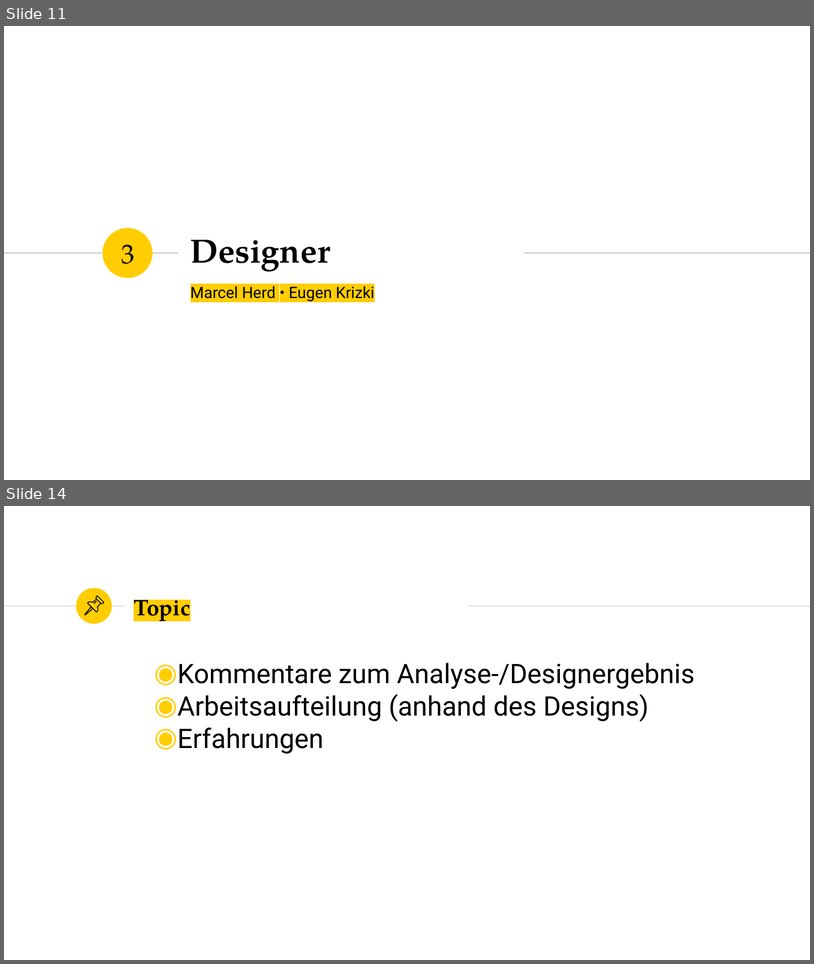
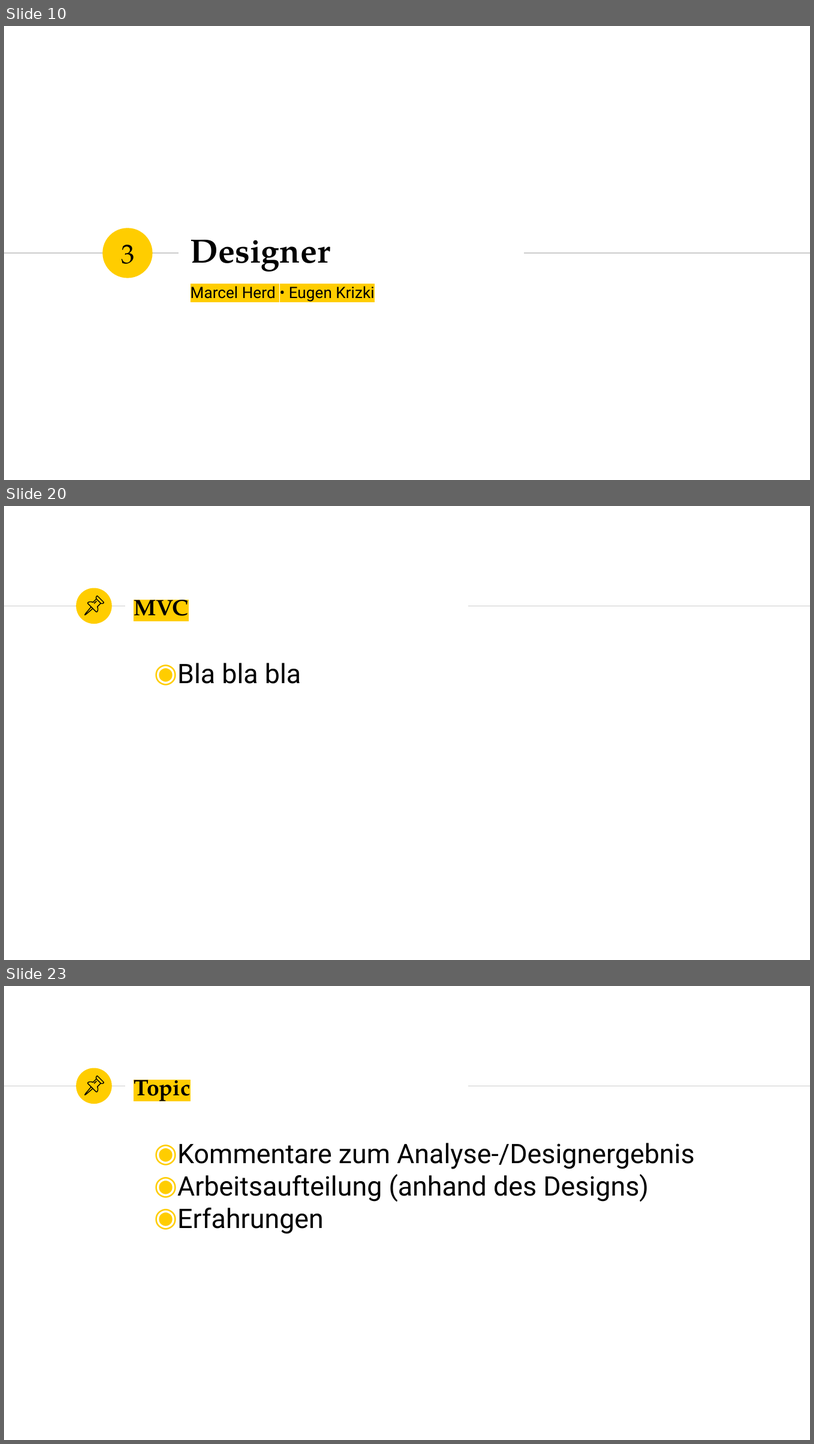
Before and after one commit to marcelherd/OOT-Projekt, a slide deck: Presentation/Presentation.pptx. Shown one above the other, each under a label of ours: slides 11 and 14 before the commit, slides 10, 20 and 23 after it; the slides between them are not shown. The pictures are 814x964 and 814x1444 pixels, drawn with LibreOffice and Linux fonts; fonts in the diff are those of the drawing. Boxes give left, top, right and bottom in pixels: in the first picture for what was removed or moved away, otherwise in the second. Text is boxed around its words. In the diff, an @@ line names an element or a change of style, - is before the commit and + after.

```diff
--- a/Presentation/Presentation.pptx
+++ b/Presentation/Presentation.pptx
@@ slide 20 added at [4, 506, 810, 960], background #FFFFFF; not listed: 3 template elements that a slide beside it also shows @@
@@ title added at [134, 592, 188, 623], 20 pt, text #000000, bold @@
+MVC
@@ group added at [84, 597, 103, 615]: 4 freeform shapes @@
@@ text added at [177, 663, 301, 684], 24 pt, text #000000 @@
+◉ Bla bla bla
@@ what was slide 11 is now slide 10 @@
@@ what was slide 14 is now slide 23 @@
```
Also in this commit, not shown: 2 slides changed, 10 other slides added, 2 slides removed.
